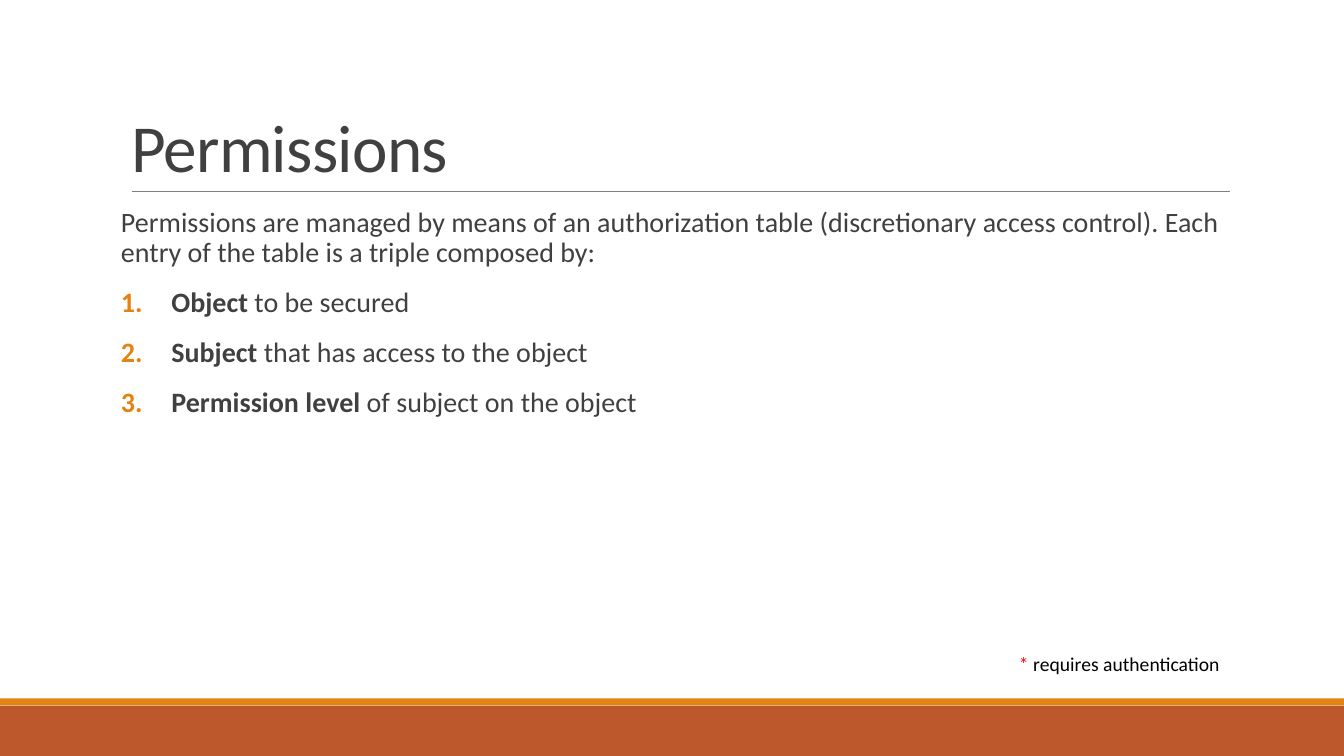
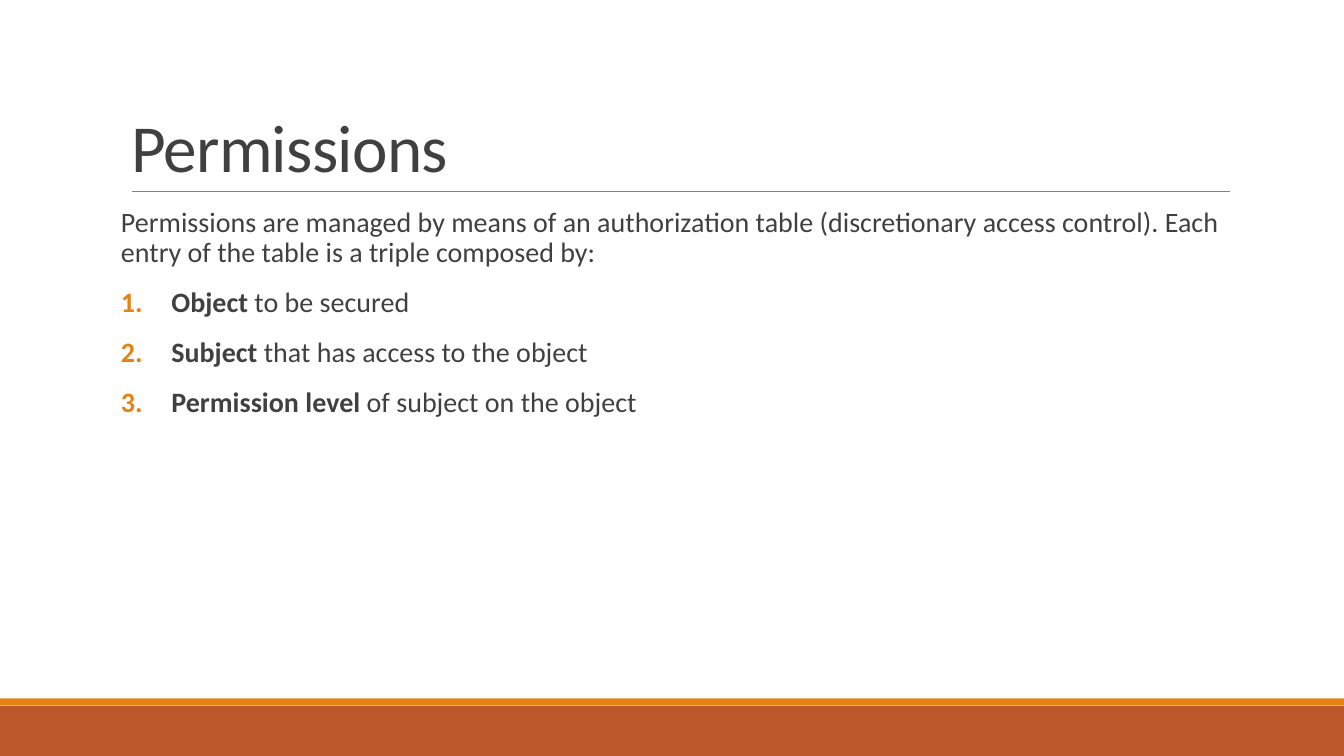
Before and after one commit to aricasa/Middleware_REST, a slide deck: slide 9 of docs/Report.pptx (slide 7 before the commit). Drawn at 1344x756 pixels with LibreOffice and Linux fonts; fonts in the diff are those of the drawing. Boxes give left, top, right and bottom in pixels: in the first picture for what was removed or moved away, otherwise in the second. Text is boxed around its words. In the diff, an @@ line names an element or a change of style, - is before the commit and + after.

```diff
--- a/docs/Report.pptx
+++ b/docs/Report.pptx
@@ text removed at (1033, 657, 1219, 674) @@
-* requires authentication
```
Also in this commit, not shown: 3 other slides changed, 2 slides added.
